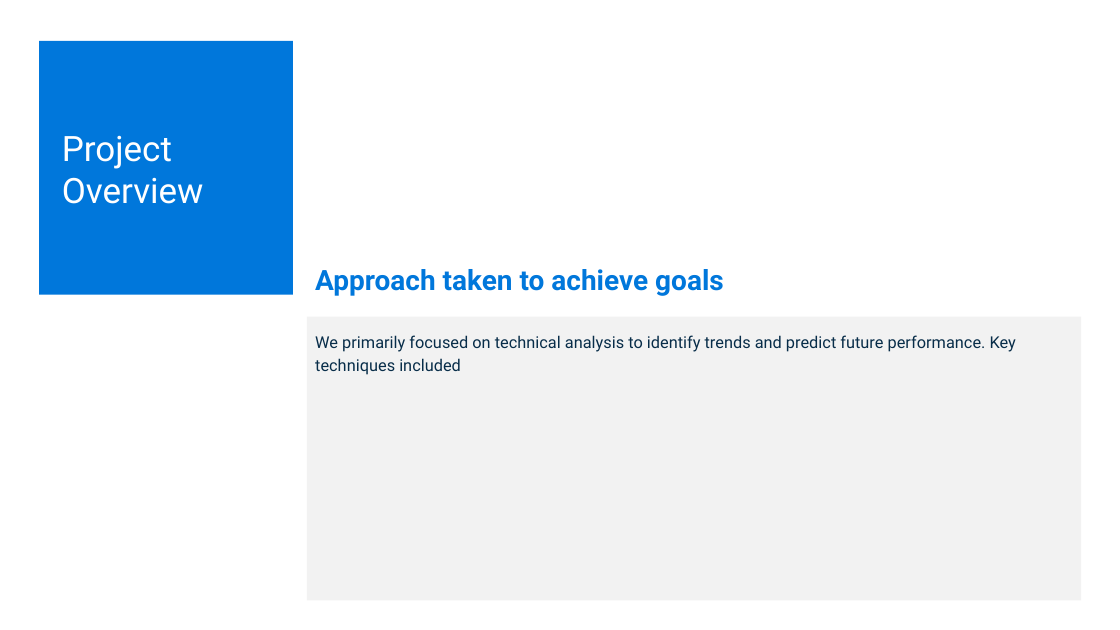
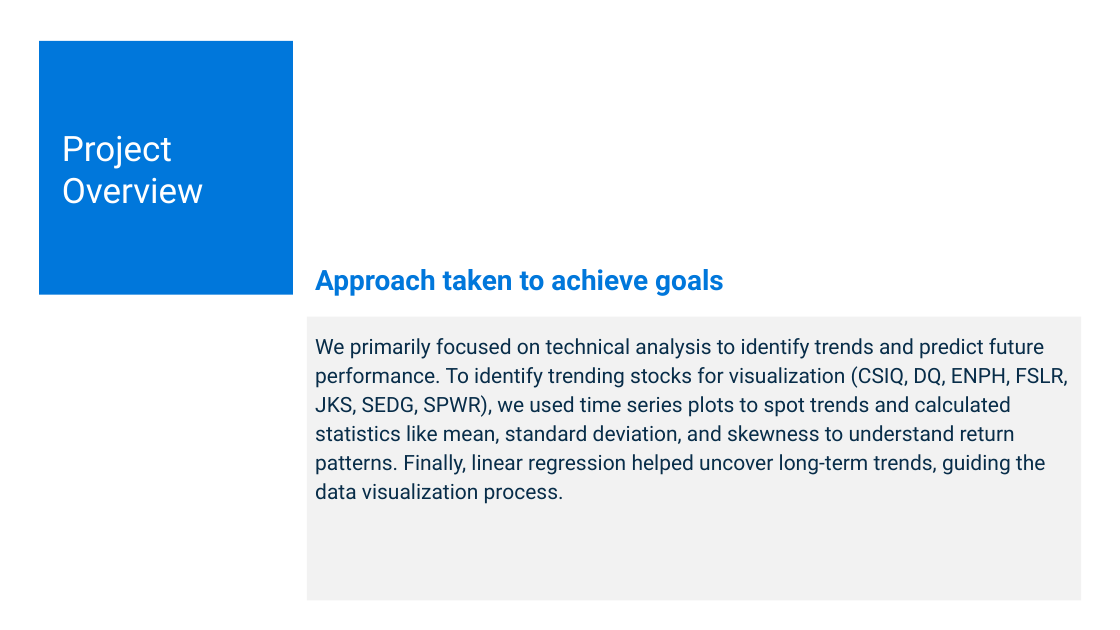
Before and after one commit to srhill12/Solar_stock_project, a slide deck: slide 5 of Project_1_Group_2.pptx. Drawn at 1120x630 pixels with LibreOffice and Linux fonts; fonts in the diff are those of the drawing. Boxes give left, top, right and bottom in pixels: in the first picture for what was removed or moved away, otherwise in the second. Text is boxed around its words. In the diff, an @@ line names an element or a change of style, - is before the commit and + after.

```diff
--- a/Project_1_Group_2.pptx
+++ b/Project_1_Group_2.pptx
@@ text at box(315, 338, 1067, 504): text changed; size 14 to 18 pt @@
-We primarily focused on technical analysis to identify trends and predict future performance. Key techniques included
+We primarily focused on technical analysis to identify trends and predict future performance. To identify trending stocks for visualization (CSIQ, DQ, ENPH, FSLR, JKS, SEDG, SPWR), we used time series plots to spot trends and calculated statistics like mean, standard deviation, and skewness to understand return patterns. Finally, linear regression helped uncover long-term trends, guiding the data visualization process.
```
Also in this commit, not shown: 8 other slides changed, 1 other file.
